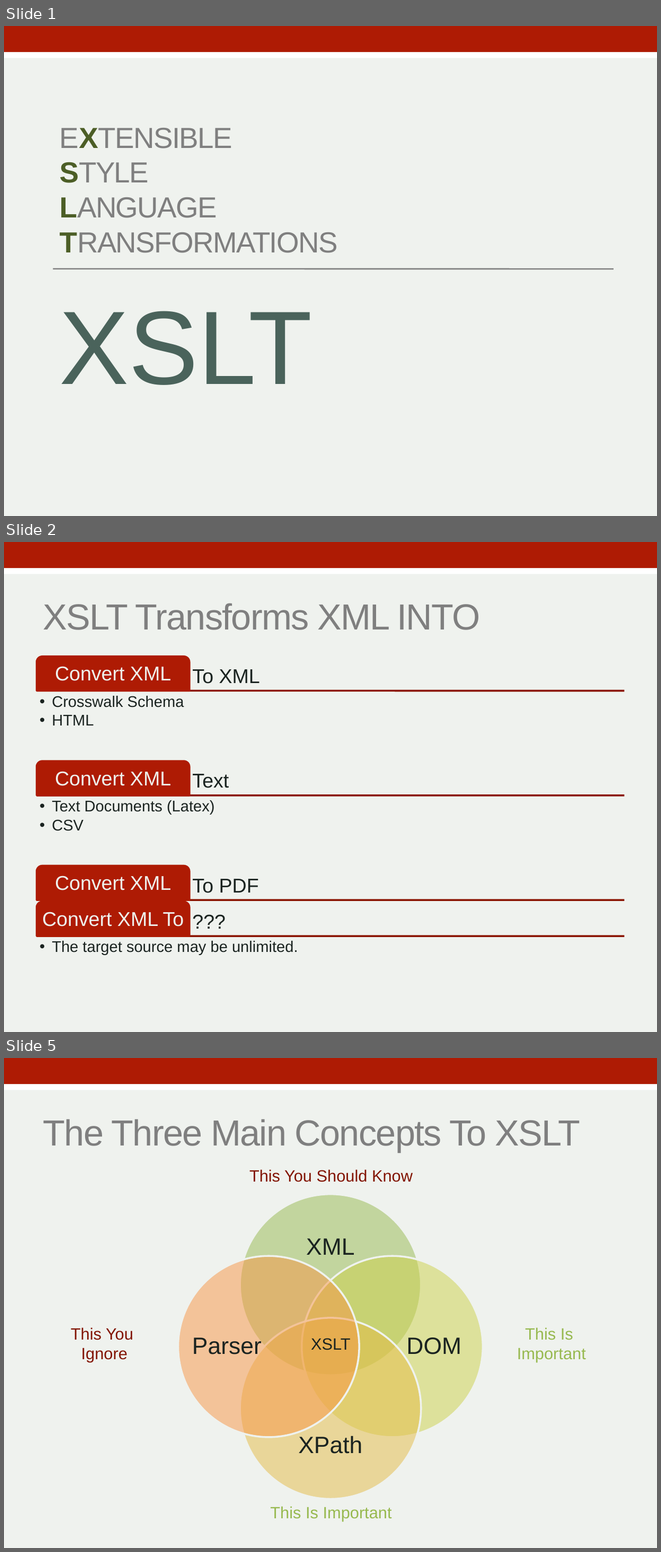
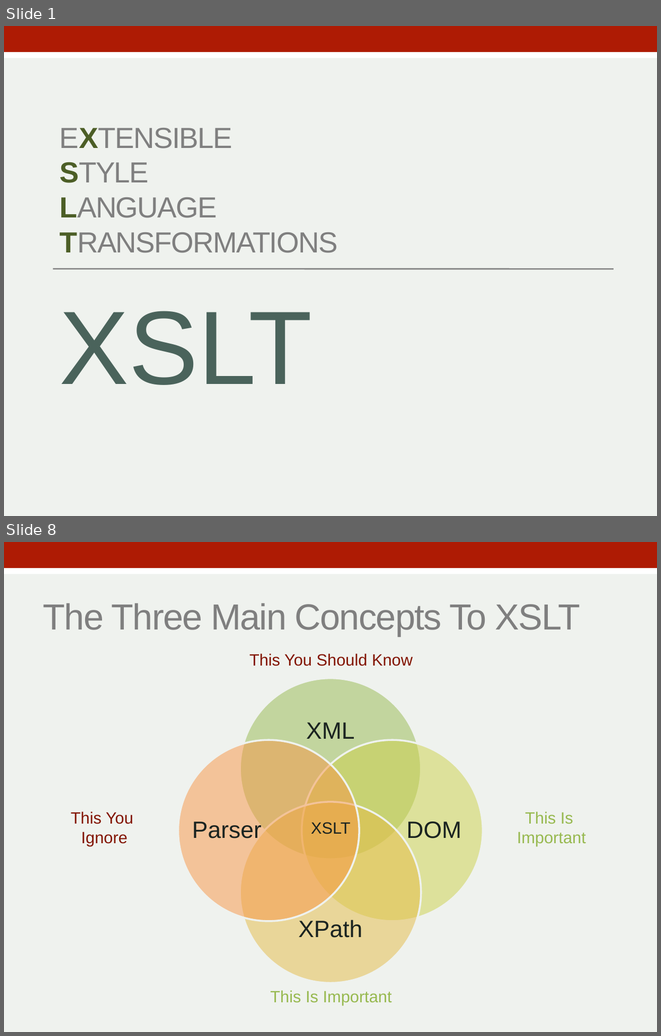
Before and after one commit to zoechao/teaching, a slide deck: xslt/eXtensible.pptx. Shown one above the other, each under a label of ours: slides 1, 2 and 5 before the commit, slides 1 and 8 after it; the slides between them are not shown. The pictures are 661x1552 and 661x1036 pixels, drawn with LibreOffice and Linux fonts; fonts in the diff are those of the drawing. Boxes give left, top, right and bottom in pixels: in the first picture for what was removed or moved away, otherwise in the second. Text is boxed around its words. In the diff, an @@ line names an element or a change of style, - is before the commit and + after.

Commit message:
xslt slides and stuff

```diff
--- a/xslt/eXtensible.pptx
+++ b/xslt/eXtensible.pptx
@@ slide 2 removed at box(4, 542, 657, 1032), background #EFF2EE; not listed: 2 template elements that a slide beside it also shows @@
@@ title removed at box(43, 603, 480, 630) @@
-XSLT Transforms XML INTO
@@ group removed at box(37, 656, 624, 954): 11 texts, 4 lines, 4 round same rects @@
-To XML
-Convert XML
-  •• Crosswalk Schema
-  •• HTML
-Text
-Convert XML
-  •• Text Documents (Latex)
-  •• CSV
-To PDF
-Convert XML
-???
-Convert XML To
-  •• The target source may be unlimited.
@@ what was slide 5 is now slide 8 @@
```
Also in this commit, not shown: 4 slides changed, 5 slides added, 2 other slides removed, 3 other files.
